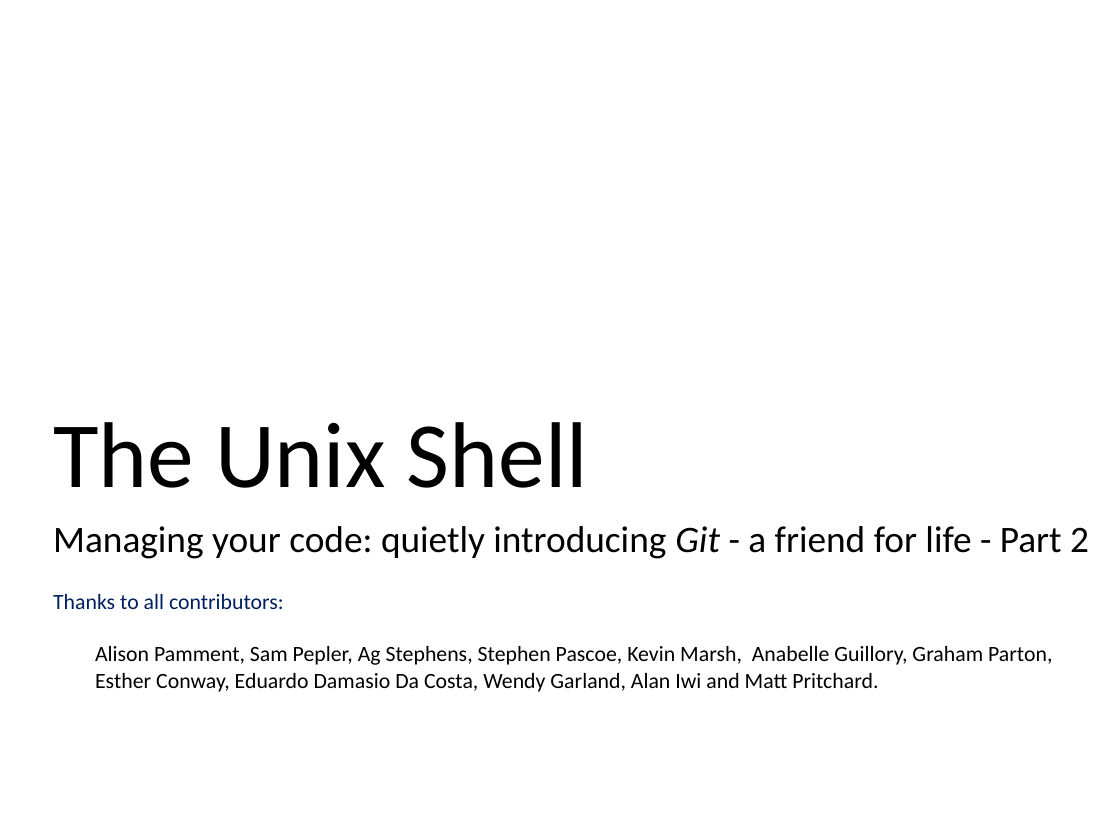
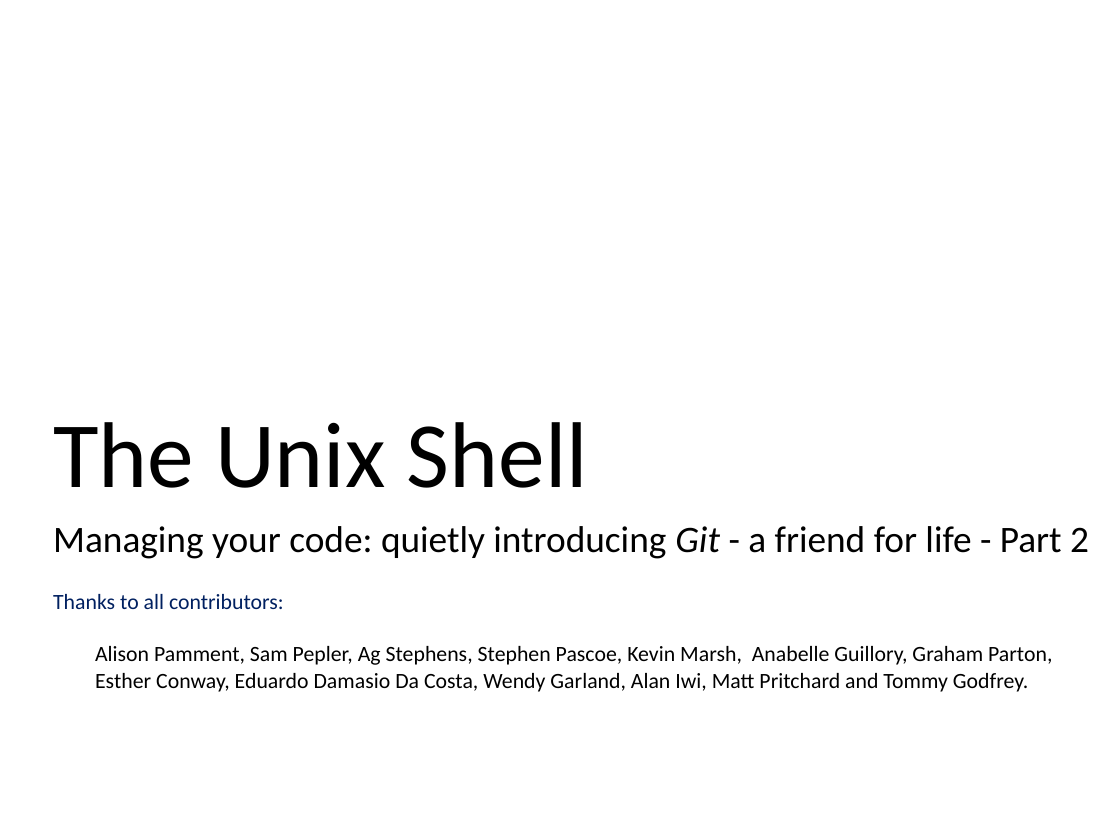
Before and after one commit to ncasuk/ncas-isc, a slide deck: slide 1 of shell/presentations/02_git2.pptx (slide 2 before the commit). Drawn at 1120x840 pixels with LibreOffice and Linux fonts; fonts in the diff are those of the drawing; background and template pictures are left out. Boxes give left, top, right and bottom in pixels: in the first picture for what was removed or moved away, otherwise in the second. Text is boxed around its words. In the diff, an @@ line names an element or a change of style, - is before the commit and + after.

Commit message:
General edits on shell presentations and added my name

```diff
--- a/shell/presentations/02_git2.pptx
+++ b/shell/presentations/02_git2.pptx
@@ text at [95,646,1052,692]: text changed @@
-Alison Pamment, Sam Pepler, Ag Stephens, Stephen Pascoe, Kevin Marsh, Anabelle Guillory, Graham Parton, Esther Conway, Eduardo Damasio Da Costa, Wendy Garland, Alan Iwi and Matt Pritchard.
+Alison Pamment, Sam Pepler, Ag Stephens, Stephen Pascoe, Kevin Marsh, Anabelle Guillory, Graham Parton, Esther Conway, Eduardo Damasio Da Costa, Wendy Garland, Alan Iwi, Matt Pritchard and Tommy Godfrey.
```
Also in this commit, not shown: 10 other slides changed, 1 slide removed, 5 other files.
